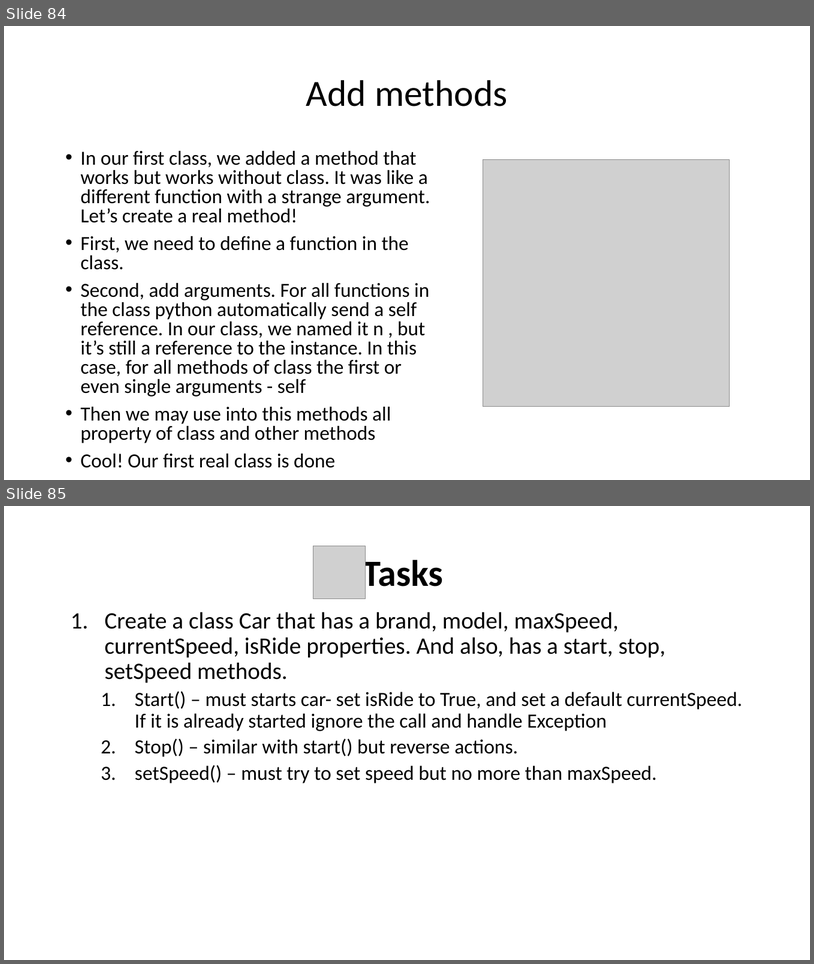
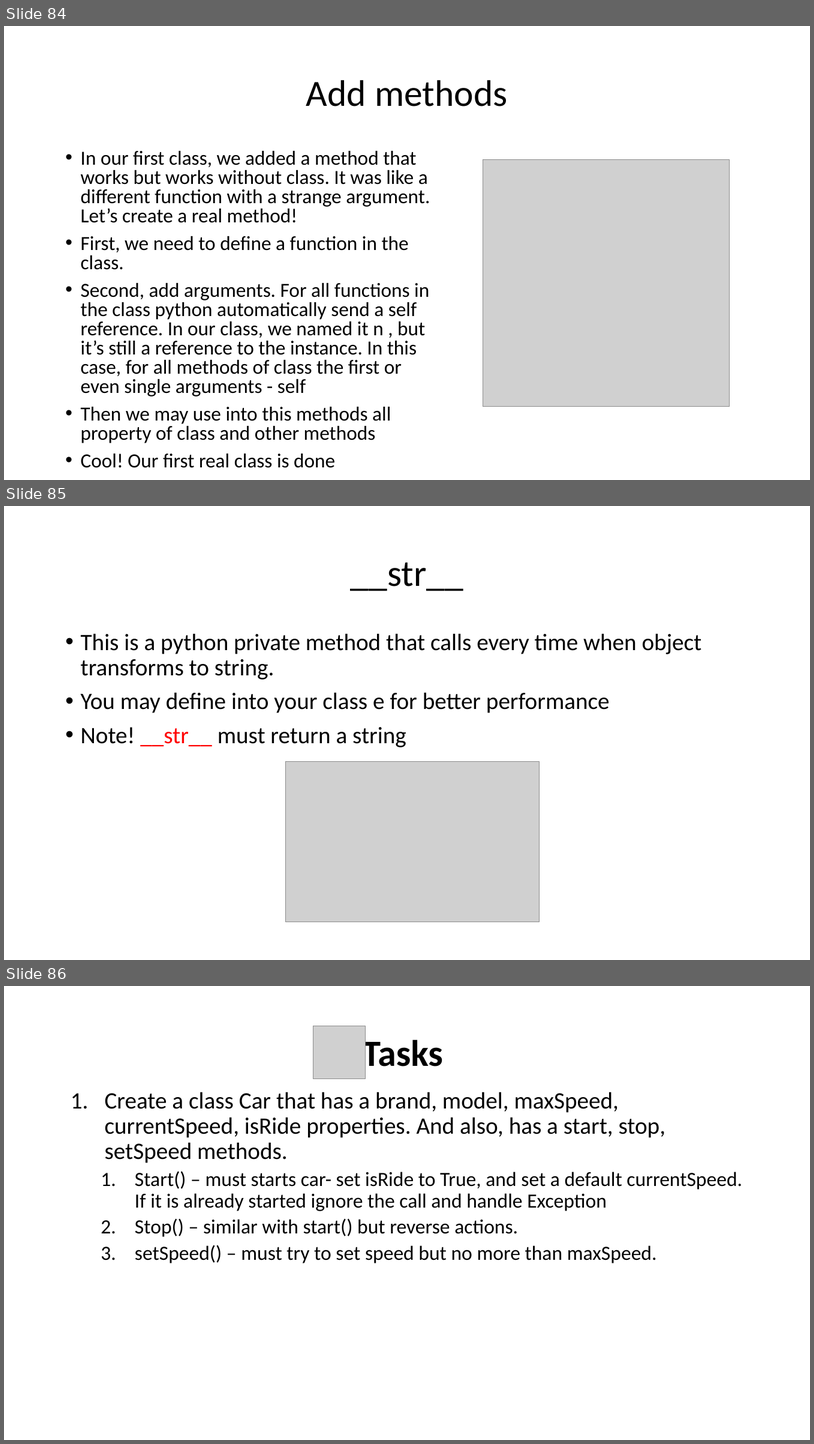
Before and after one commit to WonderLuc/brother-bootcamp, a slide deck: python 101/python_101.pptx. Shown one above the other, each under a label of ours: slides 84 and 85 before the commit, slides 84, 85 and 86 after it. The pictures are 814x964 and 814x1444 pixels, drawn with LibreOffice and Linux fonts; fonts in the diff are those of the drawing; grey boxes stand for pictures; background and template pictures are left out. Boxes give left, top, right and bottom in pixels: in the first picture for what was removed or moved away, otherwise in the second. Text is boxed around its words. In the diff, an @@ line names an element or a change of style, - is before the commit and + after.

```diff
--- a/python 101/python_101.pptx
+++ b/python 101/python_101.pptx
@@ slide 85 added at [4,506,810,960], background picture (left out) @@
@@ title added at [351,562,464,591], 44 pt, text #000000 @@
+__str__
@@ text added at [81,633,702,747], 28 pt, text #000000 @@
+• This is a python private method that calls every time when object transforms to string.
+• You may define into your class e for better performance
+• Note! __str__ must return a string
@@ picture added at [286,761,540,922] @@
@@ what was slide 85 is now slide 86 @@
```
Also in this commit, not shown: 1 other file.
